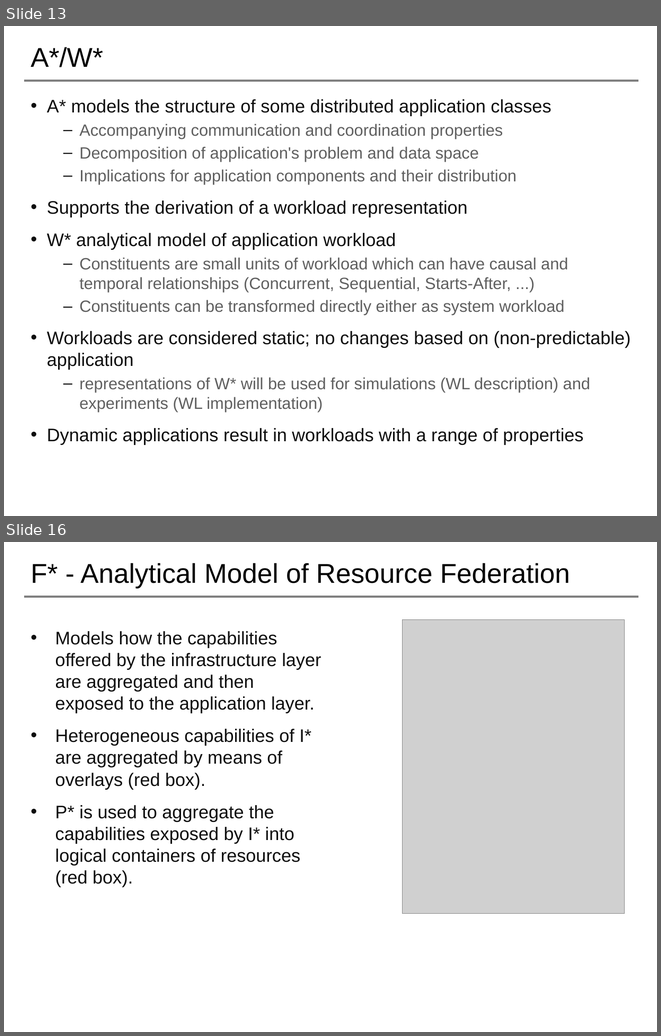
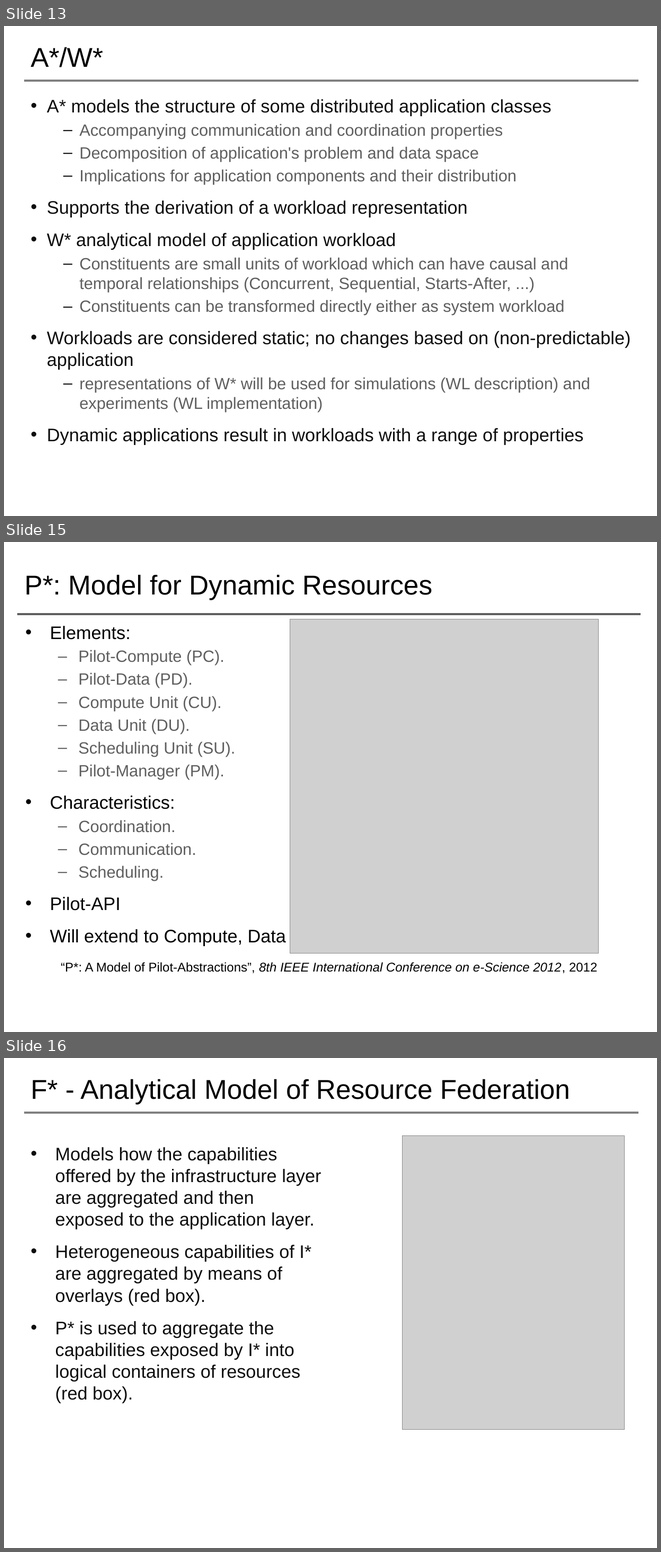
Before and after one commit to saga-project/NGMW, a slide deck: presentations/radical-modsim.pptx. Shown one above the other, each under a label of ours: slides 13 and 16 before the commit, slides 13, 15 and 16 after it; the slides between them are not shown. The pictures are 661x1036 and 661x1552 pixels, drawn with LibreOffice and Linux fonts; fonts in the diff are those of the drawing; grey boxes stand for pictures; background and template pictures are left out. Boxes give left, top, right and bottom in pixels: in the first picture for what was removed or moved away, otherwise in the second. Text is boxed around its words. In the diff, an @@ line names an element or a change of style, - is before the commit and + after.

```diff
--- a/presentations/radical-modsim.pptx
+++ b/presentations/radical-modsim.pptx
@@ slide 15 added at [4,542,657,1032], background #FFFFFF @@
@@ title added at [25,574,432,600], 30 pt, text #000000 @@
+P*: Model for Dynamic Resources
@@ line added from (17, 614) to (641, 614), #5F5F5F 2 pt @@
@@ picture added at [290,619,598,953] @@
@@ text added at [50,626,286,946], 18 pt, text #5F5F5F @@
+• Elements:
+  – Pilot-Compute (PC).
+  – Pilot-Data (PD).
+  – Compute Unit (CU).
+  – Data Unit (DU).
+  – Scheduling Unit (SU).
+  – Pilot-Manager (PM).
+• Characteristics:
+  – Coordination.
+  – Communication.
+  – Scheduling.
+• Pilot-API
+• Will extend to Compute, Data and Network
@@ text added at [61,962,597,973], 14 pt, text #000000, italic @@
+“P*: A Model of Pilot-Abstractions”, 8th IEEE International Conference on e-Science 2012, 2012
```
Also in this commit, not shown: 6 slides changed, 4 other slides added, 1 slide removed, 1 other file.
